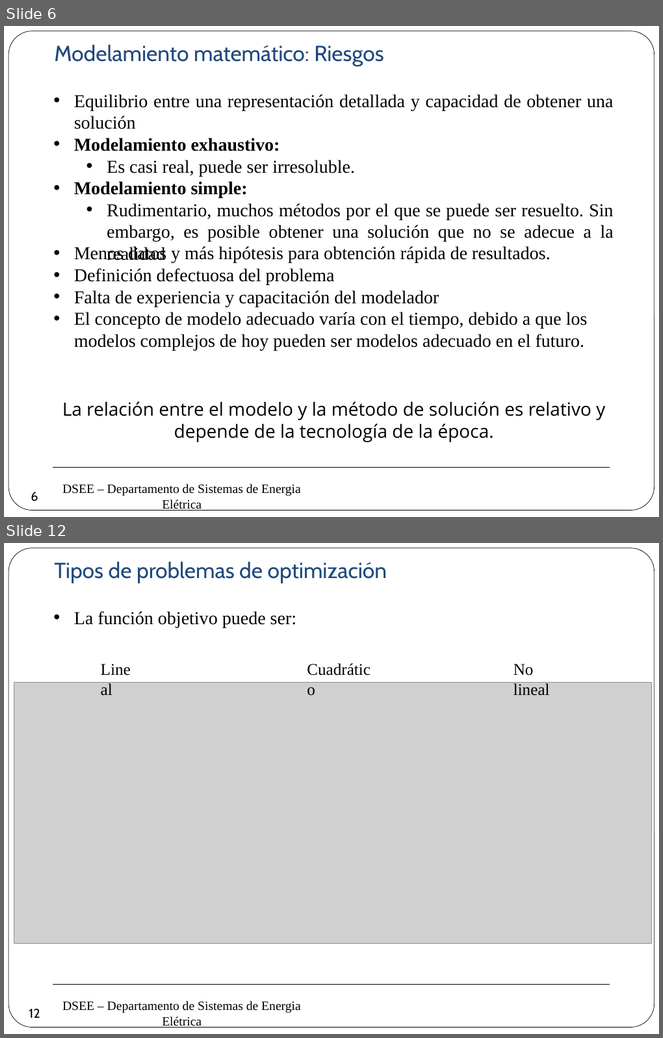
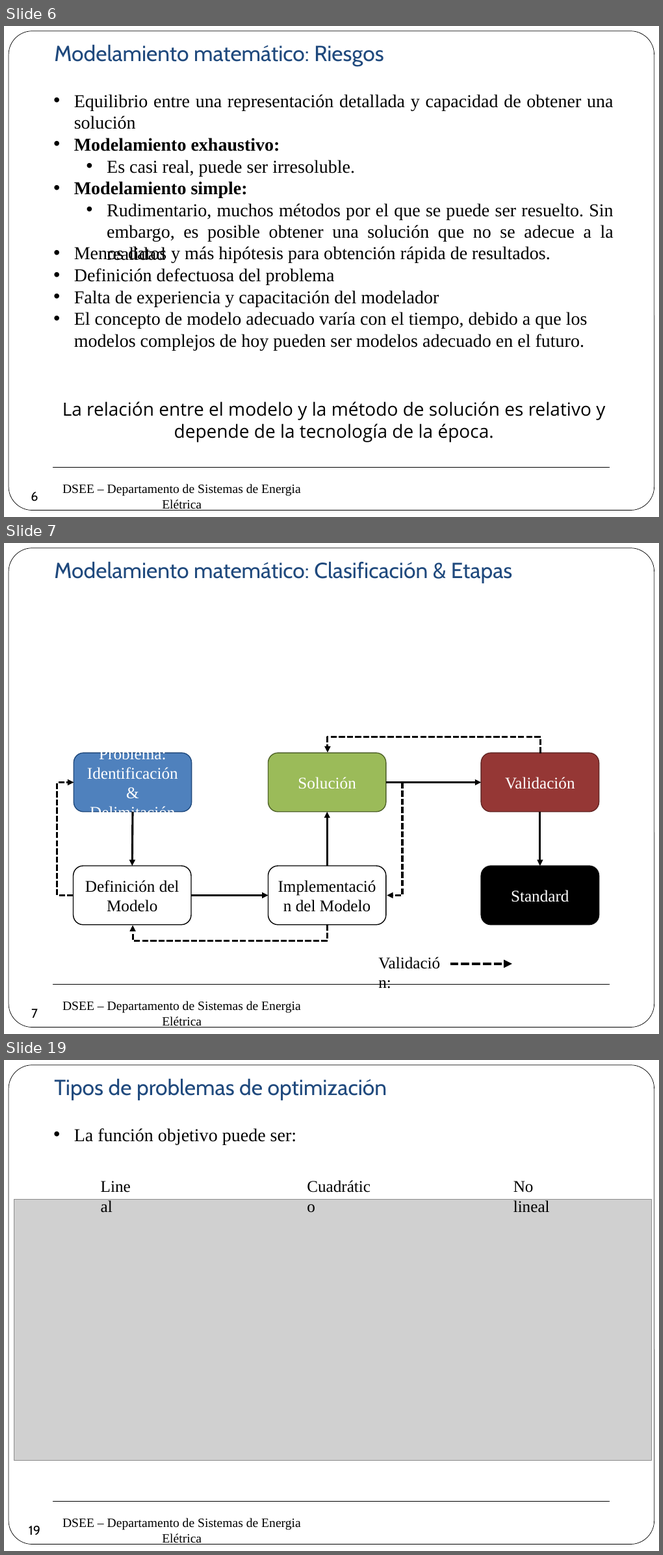
Before and after one commit to erikfilias/Power-Systems-Optimization-using-Julia-Language, a slide deck: 1. Lectures/Introducción a la Optimización aplicada a Sistemas de Energía Eléctrica/Dia 1/2. Modelamiento & Optimizaciónv2.pptx. Shown one above the other, each under a label of ours: slides 6 and 12 before the commit, slides 6, 7 and 19 after it; the slides between them are not shown. The pictures are 663x1038 and 663x1555 pixels, drawn with LibreOffice and Linux fonts; fonts in the diff are those of the drawing; grey boxes stand for pictures; background and template pictures are left out. Boxes give left, top, right and bottom in pixels: in the first picture for what was removed or moved away, otherwise in the second. Text is boxed around its words. In the diff, an @@ line names an element or a change of style, - is before the commit and + after.

```diff
--- a/1. Lectures/Introducción a la Optimización aplicada a Sistemas de Energía Eléctrica/Dia 1/2. Modelamiento & Optimizaciónv2.pptx
+++ b/1. Lectures/Introducción a la Optimización aplicada a Sistemas de Energía Eléctrica/Dia 1/2. Modelamiento & Optimizaciónv2.pptx
@@ slide 7 added at [4, 543, 659, 1034], background #FFFFFF; not listed: 3 template elements that a slide beside it also shows @@
@@ text added at [54, 561, 512, 583], 24 pt, text #1F497D @@
+Modelamiento matemático: Clasificación & Etapas
@@ elbow arrow added from (541, 754) to (328, 753), #000000 2.25 pt dashed @@
@@ rounded rectangle added at [74, 754, 191, 812], fill #4F81BD, outline #1F497D 1 pt, 18 pt, text #FFFFFF @@
+Problema: Identificación & Delimitación
@@ rounded rectangle added at [268, 754, 386, 812], fill #9BBB59, outline #4F6228 1 pt, 18 pt, text #FFFFFF @@
+Solución
@@ rounded rectangle added at [481, 754, 599, 812], fill #953735, outline #632523 1 pt, 18 pt, text #FFFFFF @@
+Validación
@@ elbow arrow added from (74, 895) to (74, 783), #000000 2.25 pt dashed @@
@@ arrow added from (386, 783) to (481, 783), #000000 2.25 pt @@
@@ elbow arrow added from (386, 783) to (388, 895), #000000 2.25 pt dashed @@
@@ arrow added from (133, 812) to (133, 866), #000000 2.25 pt @@
@@ arrow added from (327, 866) to (327, 812), #000000 2.25 pt @@
@@ arrow added from (540, 812) to (540, 866), #000000 2.25 pt @@
@@ rounded rectangle added at [74, 866, 191, 925], fill #FFFFFF, outline #000000 1 pt, 18 pt, text #000000 @@
+Definición del Modelo
@@ rounded rectangle added at [268, 866, 386, 925], fill #FFFFFF, outline #000000 1 pt, 18 pt, text #000000 @@
+Implementación del Modelo
@@ rounded rectangle added at [481, 866, 599, 925], fill #000000, outline #0D0D0D 1 pt, 18 pt, text #FFFFFF @@
+Standard
@@ arrow added from (191, 895) to (268, 895), #000000 2.25 pt @@
@@ elbow arrow added from (328, 925) to (133, 926), #000000 2.25 pt dashed @@
@@ text added at [372, 949, 451, 975], 18 pt, text #000000 @@
+Validación:
@@ arrow added from (450, 964) to (512, 964), #000000 3 pt dashed @@
@@ page number added at [22, 1001, 48, 1026], 14 pt, text #000000 @@
+7
@@ what was slide 12 is now slide 19 @@
@@ page number at [29, 1526, 40, 1535]: text changed @@
-12
+19
```
Also in this commit, not shown: 5 slides changed, 6 other slides added.
